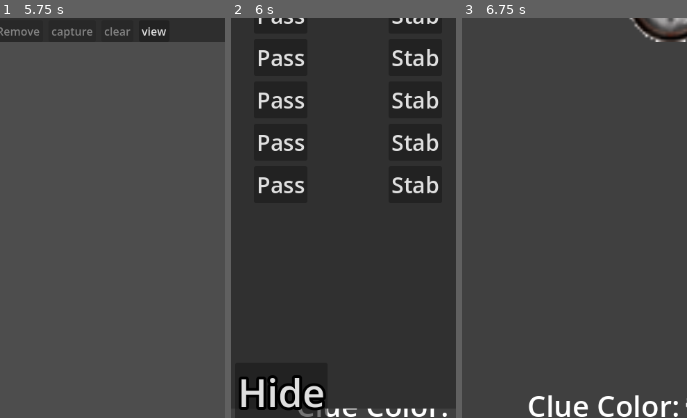
Above: before the commit, frames 1-3 (left to right).
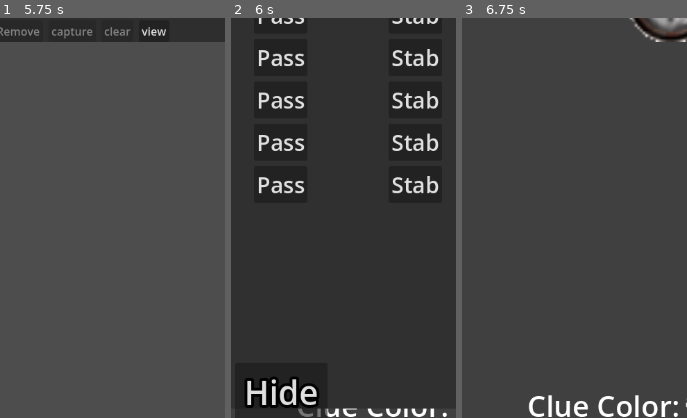
Above: after the commit, the same moments.

Repository: jdbecker/Stabby-Game
Game: Godot game, scene res://game.tscn
The game is run twice, just before and just after one commit, with the same random seed, the same clock (stepped at 60 frames per second) and the same inputs.
Inputs:
- Up to frame 1 (5.75 s): click "New Game" at 0.5 s; click "New Game" at 1.25 s; click "give" at 2 s; click "HOLDS" at 2.75 s; click "BLUE" at 3.5 s; click "Add" at 4.25 s; click "Remove" at 5 s
- Up to frame 2 (6 s): click "view" at 5.75 s
- Up to frame 3 (6.75 s): click "Pass" at 6.5 s
The pictures show only the part of the screen within x 39-89%, y 42-92%; the shares and areas given below are measured in that part.

Frame 1 is identical in both runs. In frame 2, 1.8% of the frame differs, in the area x 3-43%, y 89-98%; in frame 3, nothing differs.

Commit message:
create intervention prompt

Diff:
--- /dev/null
+++ b/attack_context.gd
@@ -0,0 +1,18 @@
+class_name AttackContext
+extends RefCounted
+
+var attacker: Character
+var target: Character
+var might_intervene: Array[Character]
+var cant_intervene: Array[Character]
+var offered_intervene: Array[Character]
+
+
+func _init(attacker: Character, target: Character, other_characters: Array[Character]) -> void:
+	self.attacker = attacker
+	self.target = target
+	for character: Character in other_characters:
+		if character.can_intervene():
+			might_intervene.append(character)
+		else:
+			cant_intervene.append(character)
--- a/ui/dev_panel.gd
+++ b/ui/dev_panel.gd
@@ -2,6 +2,7 @@
 extends Control
 
 signal pass_knife_requested(character: Character)
+signal stab_requested(stabber: Character, target: Character)
 signal add_wound_requested(character: Character, wound_type: CharacterStats.Wound)
 signal remove_wound_requested(character: Character, wound_type: CharacterStats.Wound)
 signal capture_requested(character: Character)
@@ -18,7 +19,7 @@
 @onready var _player_list: VBoxContainer = %PlayerList
 
 var _characters: Array[Character]
-var _views: Array[PlayerView]
+var _views: Dictionary[Character, PlayerView]
 
 
 func _ready() -> void:
@@ -29,7 +30,7 @@
 	for child in _player_list.get_children():
 		_player_list.remove_child(child)
 		child.queue_free()
-	for view: PlayerView in _views:
+	for view: PlayerView in _views.values():
 		remove_child(view)
 		view.queue_free()
 	_views.clear()
@@ -42,9 +43,10 @@
 		view.all_characters = _characters
 		add_child(view)
 		view.hide()
-		_views.append(view)
+		_views[character] = view
 
 		view.pass_knife_requested.connect(pass_knife_requested.emit)
+		view.stab_requested.connect(func(target: Character): stab_requested.emit(character, target))
 
 		var row: PlayerRow = PLAYER_ROW.instantiate()
 		_player_list.add_child(row)
@@ -73,5 +75,5 @@
 	_summary.text = "Dagger: %s %s    |    %d players" % [
 		knife_holder.name, knife_holder, _characters.size()
 	]
-	for view: PlayerView in _views:
+	for view: PlayerView in _views.values():
 		view.refresh()
--- /dev/null
+++ b/ui/player_views/intervention_prompt_row.gd
@@ -0,0 +1,51 @@
+class_name InterventionPromptRow
+extends HBoxContainer
+
+@onready var name_label: Label = %NameLabel
+@onready var accept_button: Button = %AcceptButton
+@onready var offer_button: Button = %OfferButton
+@onready var thinking_button: Button = %ThinkingButton
+@onready var reject_button: Button = %RejectButton
+
+var target_view := false
+var character_name : String
+
+
+func _ready() -> void:
+	name_label.text = character_name
+	if target_view:
+		accept_button.visible = true
+		offer_button.visible = false
+		thinking_button.visible = true
+		reject_button.visible = false
+		accept_button.disabled = true
+		offer_button.disabled = true
+		thinking_button.disabled = true
+		reject_button.disabled = true
+	else:
+		accept_button.visible = false
+		offer_button.visible = true
+		thinking_button.visible = true
+		reject_button.visible = true
+		offer_button.disabled = false
+		thinking_button.disabled = false
+		reject_button.disabled = false
+	var button_group = ButtonGroup.new()
+	offer_button.button_group = button_group
+	thinking_button.button_group = button_group
+	reject_button.button_group = button_group
+	offer_button.toggled.connect(_offer_toggled)
+	thinking_button.toggled.connect(_thinking_toggled)
+	reject_button.toggled.connect(_reject_toggled)
+
+
+func _offer_toggled(toggle_state: bool) -> void:
+	accept_button.disabled = not toggle_state
+
+
+func _thinking_toggled(toggle_state: bool) -> void:
+	pass
+
+
+func _reject_toggled(toggle_state: bool) -> void:
+	pass
--- /dev/null
+++ b/ui/player_views/intervention_prompt_row.tscn
@@ -0,0 +1,51 @@
+[gd_scene format=3 uid="uid://dvdu55vtlxe7l"]
+
+[ext_resource type="Script" uid="uid://d3ovpax4hlohb" path="res://ui/player_views/intervention_prompt_row.gd" id="1_j4ifw"]
+
+[node name="InterventionPromptRow" type="HBoxContainer" unique_id=1801091535]
+script = ExtResource("1_j4ifw")
+
+[node name="NameLabel" type="Label" parent="." unique_id=1109368421]
+unique_name_in_owner = true
+layout_mode = 2
+size_flags_horizontal = 3
+theme_override_font_sizes/font_size = 18
+text = "Player1"
+horizontal_alignment = 1
+clip_text = true
+
+[node name="AcceptButton" type="Button" parent="." unique_id=534957989]
+unique_name_in_owner = true
+layout_mode = 2
+size_flags_horizontal = 6
+size_flags_vertical = 4
+theme_override_font_sizes/font_size = 36
+disabled = true
+text = "Accept"
+
+[node name="3WaySwitch" type="HBoxContainer" parent="." unique_id=1647964053]
+layout_mode = 2
+size_flags_horizontal = 3
+
+[node name="OfferButton" type="Button" parent="3WaySwitch" unique_id=243339156]
+unique_name_in_owner = true
+layout_mode = 2
+disabled = true
+toggle_mode = true
+text = "Offer"
+
+[node name="ThinkingButton" type="Button" parent="3WaySwitch" unique_id=1622690773]
+unique_name_in_owner = true
+layout_mode = 2
+size_flags_horizontal = 3
+disabled = true
+toggle_mode = true
+button_pressed = true
+text = "Thinking"
+
+[node name="RejectButton" type="Button" parent="3WaySwitch" unique_id=1425987526]
+unique_name_in_owner = true
+layout_mode = 2
+disabled = true
+toggle_mode = true
+text = "Reject"
--- a/ui/player_views/player_view.gd
+++ b/ui/player_views/player_view.gd
@@ -3,6 +3,7 @@
 
 signal stab_requested(target: Character)
 signal pass_knife_requested(target: Character)
+signal intervention_accepted(intervener: Character)
 
 const CLAN_BLUE_ICON = preload("uid://crs81muwa6whu")
 const CLAN_RED_ICON = preload("uid://bufdewe0mkvel")
@@ -78,6 +79,13 @@
 	prompt.stab_requested.connect(func(target: Character) -> void: stab_requested.emit(target))
 
 
+func add_choose_intervener_prompt(attack_context: AttackContext) -> void:
+	var prompt := PROMPT.instantiate() as Prompt
+	_add_prompt(prompt)
+	prompt.choose_intervener(attack_context)
+	prompt.intervention_accepted.connect(intervention_accepted.emit)
+
+
 func add_someone_else_was_stabbed_prompt(stabber: Character, stabbee: Character) -> void:
 	var prompt := PROMPT.instantiate() as Prompt
 	_add_prompt(prompt)
--- a/ui/player_views/prompt.gd
+++ b/ui/player_views/prompt.gd
@@ -4,8 +4,10 @@
 signal request_deletion
 signal stab_requested(stabbee: Character)
 signal pass_knife_requested(recipient: Character)
+signal intervention_accepted(intervener: Character)
 
 const KNIFE_PROMPT_ROW = preload("uid://daprn3q5pgqys")
+const INTERVENTION_PROMPT_ROW = preload("uid://dvdu55vtlxe7l")
 const WOUND_PROMPT_ROW = preload("uid://dgkoag5ccp6ap")
 
 var self_character: Character
@@ -43,7 +45,34 @@
 			prompt_elements.add_child(knife_prompt_row)
 
 
+func choose_intervener(attack_context: AttackContext) -> void:
+	if not is_node_ready():
+		await ready
+	title_label.text = "%s is trying to stab you!" % attack_context.attacker.name
+	details_label.text = "Will anyone intervene for you?"
+	for character in attack_context.might_intervene:
+		var intervention_prompt_row := INTERVENTION_PROMPT_ROW.instantiate() as InterventionPromptRow
+		prompt_elements.add_child(intervention_prompt_row)
+		intervention_prompt_row.target_view = true
+		intervention_prompt_row.character_name = character.name
+		intervention_prompt_row.accept_button.pressed.connect(func() -> void:
+			request_deletion.emit()
+			intervention_accepted.emit(character)
+		)
+	var hseparator := HSeparator.new()
+	prompt_elements.add_child(hseparator)
+	var cannot_intervene_label := Label.new()
+	prompt_elements.add_child(cannot_intervene_label)
+	cannot_intervene_label.text = "Cannot intervene"
+	for character in attack_context.cant_intervene:
+		var cant_intervene_character_label := Label.new()
+		prompt_elements.add_child(cant_intervene_character_label)
+		cant_intervene_character_label.text = character.name
+
+
 func choose_wound(wound_context: WoundContext) -> void:
+	if not is_node_ready():
+		await ready
 	title_label.text = "You've been stabbed!"
 	details_label.text = "Choose a wound to take."
 	for wound in self_character:
@@ -59,6 +88,8 @@
 
 
 func someone_else_was_stabbed(stabber: Character, stabbee: Character) -> void:
+	if not is_node_ready():
+		await ready
 	title_label.text = "%s stabbed %s." % [stabber.name, stabbee.name]
 	details_label.text = "%s took a %s wound." % [stabbee.name, stabbee.last_wound]
 	confirm_button.visible = true
--- a/ui/player_views/prompt.tscn
+++ b/ui/player_views/prompt.tscn
@@ -89,5 +89,5 @@
 grow_horizontal = 2
 grow_vertical = 0
 theme_override_constants/outline_size = 16
-theme_override_font_sizes/font_size = 56
+theme_override_font_sizes/font_size = 48
 text = "Hide"
Not shown, added: attack_context.gd.uid
Not shown, added: ui/player_views/intervention_prompt_row.gd.uid
